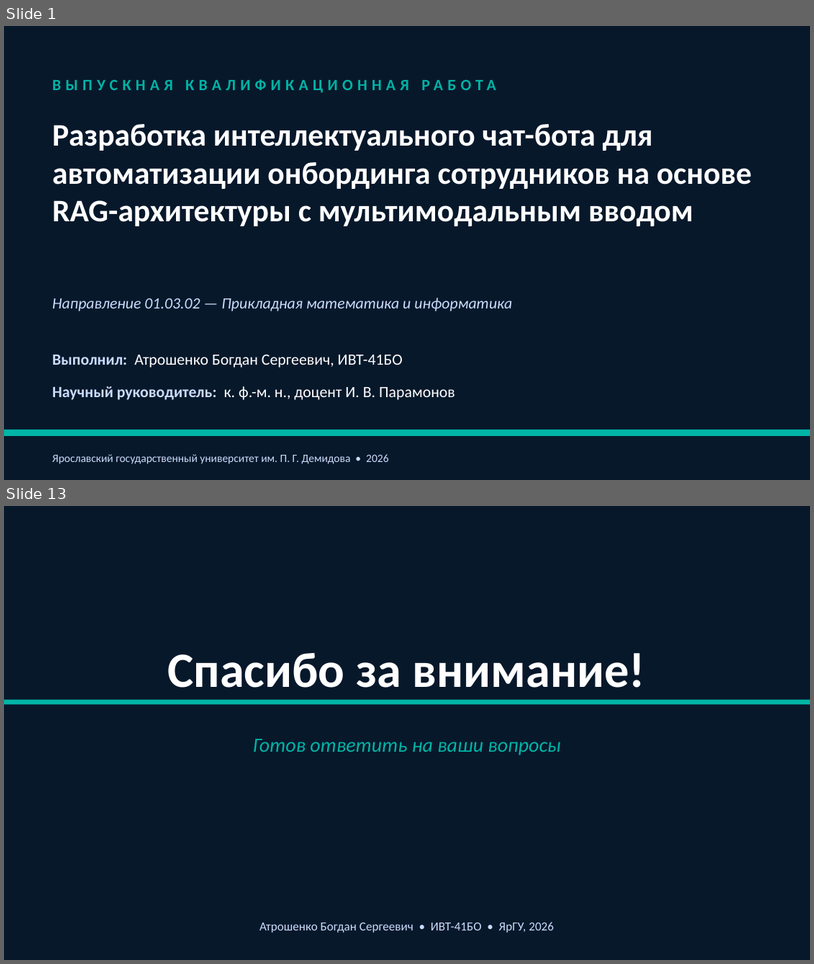
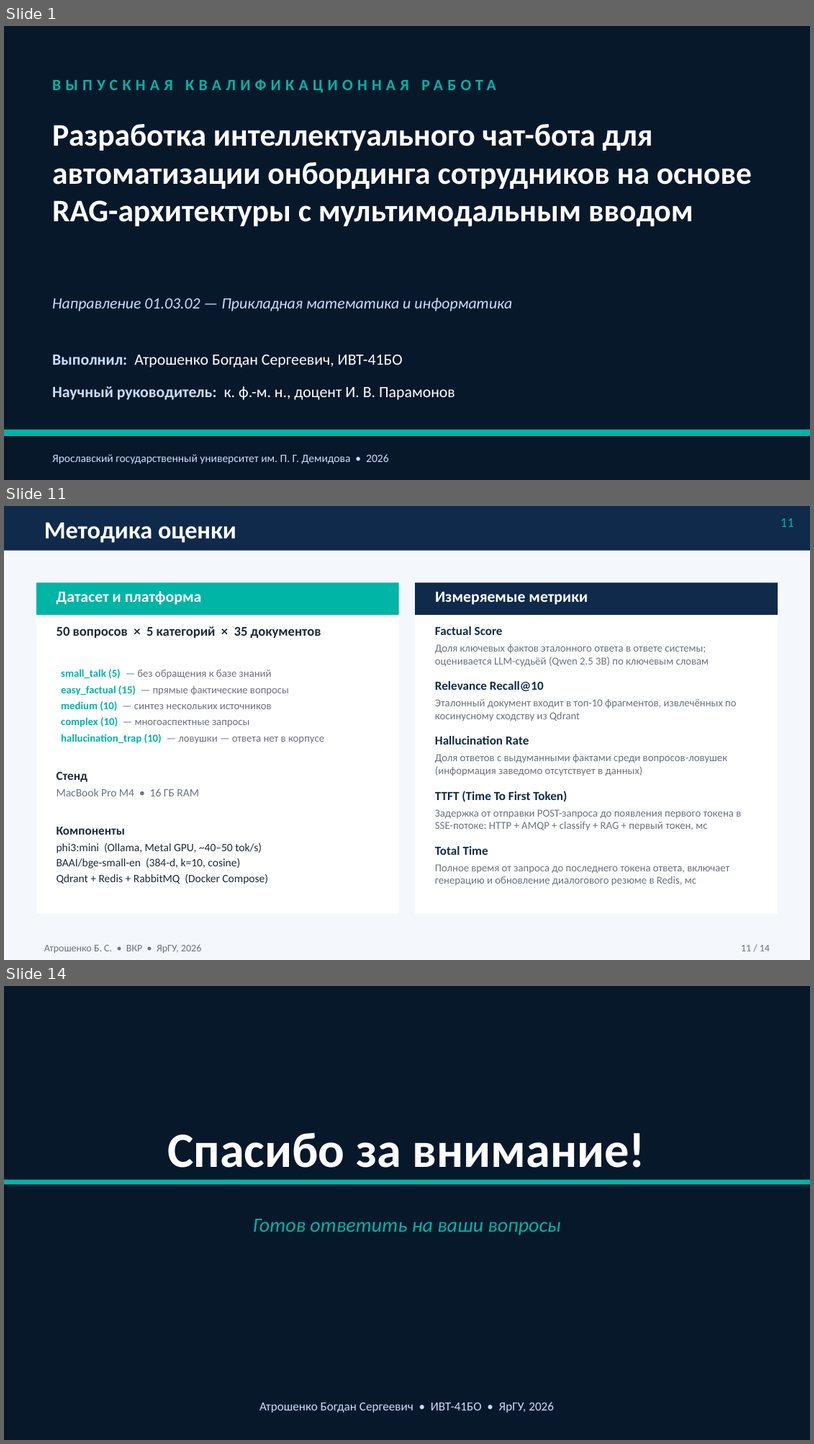
Before and after one commit to Raisin228/RAG-agent-system-onboarding-employees, a slide deck: papers/Презентация_защита.pptx. Shown one above the other, each under a label of ours: slides 1 and 13 before the commit, slides 1, 11 and 14 after it; the slides between them are not shown. The pictures are 814x964 and 814x1444 pixels, drawn with LibreOffice and Linux fonts; fonts in the diff are those of the drawing. Boxes give left, top, right and bottom in pixels: in the first picture for what was removed or moved away, otherwise in the second. Text is boxed around its words. In the diff, an @@ line names an element or a change of style, - is before the commit and + after.

```diff
--- a/papers/Презентация_защита.pptx
+++ b/papers/Презентация_защита.pptx
@@ slide 11 added at <box>4,506,810,960</box>, background #F4F7FB @@
@@ rectangle added at <box>4,506,810,551</box>, fill #0F2A4A @@
@@ text added at <box>44,522,237,543</box>, 22 pt, text #FFFFFF, bold @@
+Методика оценки
@@ text added at <box>781,518,795,527</box>, 12 pt, text #00B4A6 @@
+11
@@ rectangle added at <box>36,582,399,914</box>, fill #FFFFFF @@
@@ rectangle added at <box>36,582,399,615</box>, fill #00B4A6 @@
@@ text added at <box>57,591,202,605</box>, 14 pt, text #FFFFFF, bold @@
+Датасет и платформа
@@ rectangle added at <box>415,582,778,914</box>, fill #FFFFFF @@
@@ rectangle added at <box>415,582,778,615</box>, fill #0F2A4A @@
@@ text added at <box>435,592,588,605</box>, 14 pt, text #FFFFFF, bold @@
+Измеряемые метрики
@@ text added at <box>57,626,324,884</box>, 9.5 pt, text #1F2937 @@
+50 вопросов × 5 категорий × 35 документов
+small_talk (5) — без обращения к базе знаний
+easy_factual (15) — прямые фактические вопросы
+medium (10) — синтез нескольких источников
+complex (10) — многоаспектные запросы
+hallucination_trap (10) — ловушки — ответа нет в корпусе
+Стенд
+MacBook Pro M4 • 16 ГБ RAM
+Компоненты
+phi3:mini (Ollama, Metal GPU, ~40–50 tok/s)
+BAAI/bge-small-en (384-d, k=10, cosine)
+Qdrant + Redis + RabbitMQ (Docker Compose)
@@ text added at <box>435,626,741,885</box>, 9.5 pt, text #6B7280 @@
+Factual Score
+Доля ключевых фактов эталонного ответа в ответе системы; оценивается LLM-судьёй (Qwen 2.5 3B) по ключевым словам
+Relevance Recall@10
+Эталонный документ входит в топ-10 фрагментов, извлечённых по косинусному сходству из Qdrant
+Hallucination Rate
+Доля ответов с выдуманными фактами среди вопросов-ловушек (информация заведомо отсутствует в данных)
+TTFT (Time To First Token)
+Задержка от отправки POST-запроса до появления первого токена в SSE-потоке: HTTP + AMQP + classify + RAG + первый токен, мс
+Total Time
+Полное время от запроса до последнего токена ответа, включает генерацию и обновление диалогового резюме в Redis, мс
@@ text added at <box>44,944,201,952</box>, 9 pt, text #6B7280 @@
+Атрошенко Б. С. • ВКР • ЯрГУ, 2026
@@ text added at <box>741,944,770,951</box>, 9 pt, text #6B7280 @@
+11 / 14
@@ what was slide 13 is now slide 14 @@
```
Also in this commit, not shown: 10 slides changed, 1 other slide added, 1 slide removed.
